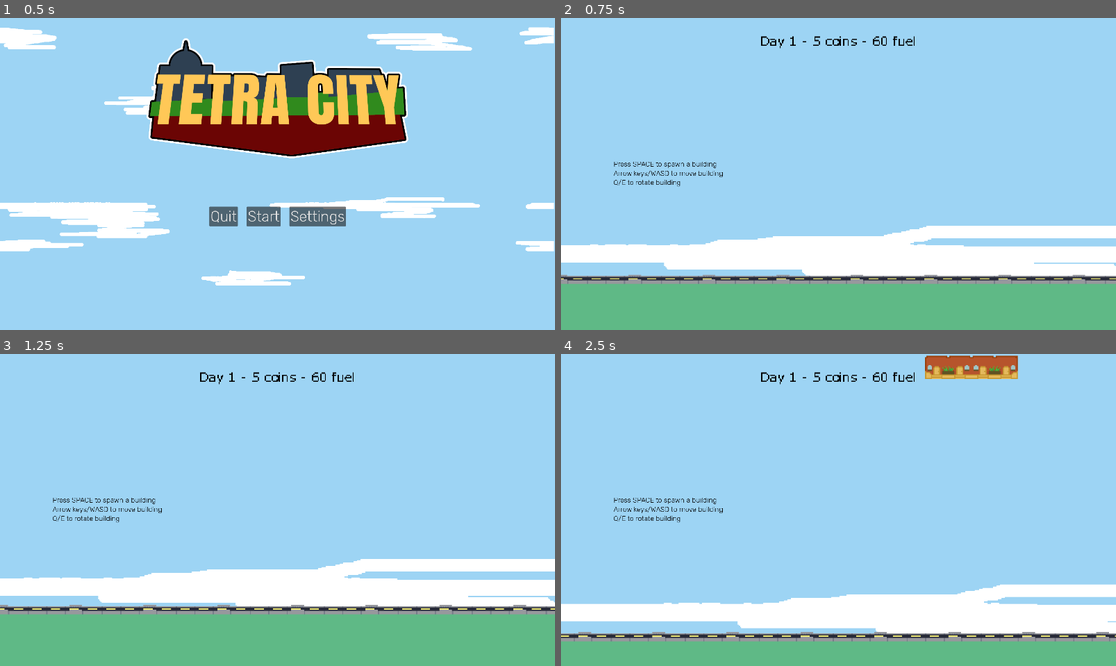
Above: before the commit, frames 1-4 (two rows, left to right).
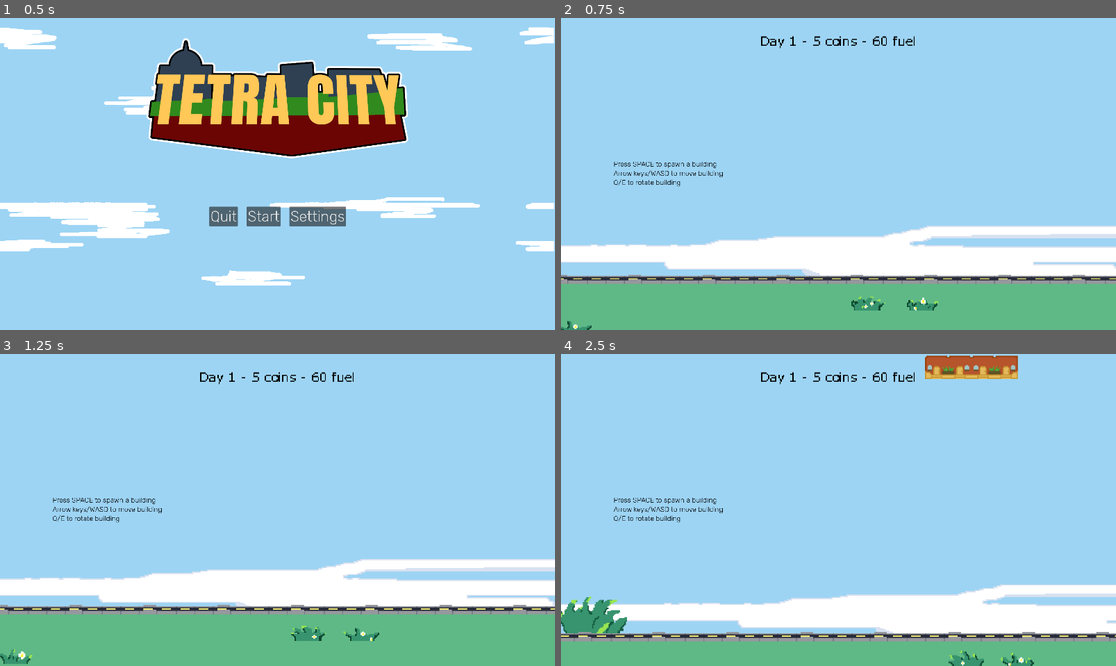
Above: after the commit, the same moments.

Repository: mondobe/TetraCity
Game: Godot game, scene res://scenes/main.tscn
The game is run twice, just before and just after one commit, with the same random seed, the same clock (stepped at 60 frames per second) and the same inputs.
Inputs (mouse positions are in pixels of both pictures, inside the frame that each line leads up to):
- Up to frame 1 (0.5 s): no input
- Up to frame 2 (0.75 s): click "Start" at 0.5 s
- Up to frame 3 (1.25 s): no input
- Up to frame 4 (2.5 s): tap Space (test_create_building) at 1.25, 2, 2.1 s; move the mouse to (960, 494) at 1.27 s; press the mouse at (960, 494) at 1.28 s; hold D (move_right) 1.28-2.03 s; move the mouse to (727, 525) at 2.02 s; release the mouse at (727, 525) at 2.03 s; hold S (move_down) from 2.03 s (still down)

Frame 1 is identical in both runs. In frame 2, 1.6% of the frame differs, in the area x 0-100%, y 66-100%; in frame 3, 1.7%; in frame 4, 2.2%, in the area x 0-100%, y 73-100%.

Commit message:
Fix up the art
Add swaying grass and fix cloud outlines

Diff:
--- a/scenes/gameplay/world.tscn
+++ b/scenes/gameplay/world.tscn
@@ -6,7 +6,7 @@
 [ext_resource type="Script" path="res://scripts/environment/skyview_controls.gd" id="2_ymg3g"]
 [ext_resource type="Script" path="res://scripts/environment/effects/scrolling_clouds.gd" id="3_113pp"]
 [ext_resource type="Texture2D" uid="uid://b7xoss14ph6pv" path="res://sprites/environment/groundBottom.png" id="3_ku6pw"]
-[ext_resource type="Texture2D" uid="uid://pllt5njnknbr" path="res://sprites/environment/clouds.png" id="6_24y6w"]
+[ext_resource type="Texture2D" uid="uid://bk3mcifbo00ob" path="res://sprites/environment/clouds2.png" id="5_q6mms"]
 [ext_resource type="Resource" uid="uid://bas3a8n65ds1" path="res://buildings/variations/city_hall.tres" id="8_gjekm"]
 [ext_resource type="Script" path="res://scripts/systems/building_grid/building_grid.gd" id="8_yumsi"]
 [ext_resource type="PackedScene" uid="uid://cmoks1w008liq" path="res://scenes/gameplay/building.tscn" id="9_teedr"]
@@ -28,6 +28,8 @@
 [ext_resource type="Script" path="res://scripts/systems/gameplay/balloon_spawn_ai.gd" id="24_fvko1"]
 [ext_resource type="PackedScene" uid="uid://cf4x3txyo6wyw" path="res://scenes/ui/building_info_box.tscn" id="26_no2ju"]
 [ext_resource type="Script" path="res://scripts/ui/gameplay/grid_click_controls.gd" id="27_lq8jb"]
+[ext_resource type="PackedScene" uid="uid://cr0ovt1ydrnpm" path="res://tech_art/grass.tscn" id="29_trtxd"]
+[ext_resource type="PackedScene" uid="uid://dlsi186j032br" path="res://tech_art/grass_flower.tscn" id="30_7vn53"]
 
 [sub_resource type="LabelSettings" id="LabelSettings_7faob"]
 font = ExtResource("11_8u3tu")
@@ -68,7 +70,7 @@
 [node name="ScrollingClouds" type="Sprite2D" parent="BackgroundEffects"]
 z_index = -2
 texture_repeat = 2
-texture = ExtResource("6_24y6w")
+texture = ExtResource("5_q6mms")
 region_enabled = true
 region_rect = Rect2(0, 0, 2000, 1000)
 script = ExtResource("3_113pp")
@@ -165,3 +167,21 @@
 building_grid = NodePath("../BuildingGrid")
 moving_camera = NodePath("../MovingCamera")
 dialogue_box_spawner = NodePath("../DialogueBoxSpawner")
+
+[node name="ForegroundDecoration" type="Node2D" parent="."]
+z_index = 1
+
+[node name="GrassFlower" parent="ForegroundDecoration" instance=ExtResource("30_7vn53")]
+position = Vector2(40, 130)
+
+[node name="GrassFlower2" parent="ForegroundDecoration" instance=ExtResource("30_7vn53")]
+position = Vector2(-260, 150)
+
+[node name="BackgroundDecoration" type="Node2D" parent="."]
+z_index = -1
+
+[node name="Grass" parent="BackgroundDecoration" instance=ExtResource("29_trtxd")]
+position = Vector2(-310, 96)
+
+[node name="Grass2" parent="BackgroundDecoration" instance=ExtResource("29_trtxd")]
+position = Vector2(290, 104)
--- a/scripts/environment/effects/grass.gd
+++ /dev/null
@@ -1,9 +0,0 @@
-extends Node2D
-@onready var animated_sprite = $AnimatedSprite2D
-# Called when the node enters the scene tree for the first time.
-func _ready() -> void:
-	animated_sprite.play()
-
-# Called every frame. 'delta' is the elapsed time since the previous frame.
-func _process(delta: float) -> void:
-	pass
--- a/scripts/environment/effects/grass_flower.gd
+++ /dev/null
@@ -1,9 +0,0 @@
-extends Node2D
-@onready var animated_sprite = $AnimatedSprite2D
-# Called when the node enters the scene tree for the first time.
-func _ready() -> void:
-	animated_sprite.play()
-
-# Called every frame. 'delta' is the elapsed time since the previous frame.
-func _process(delta: float) -> void:
-	pass
--- /dev/null
+++ b/scripts/environment/effects/sway_grass.gd
@@ -0,0 +1,7 @@
+extends AnimatedSprite2D
+
+# Called when the node enters the scene tree for the first time.
+func _ready() -> void:
+	frame = randi_range(0, sprite_frames.get_frame_count(animation))
+	speed_scale = randf_range(0.7, 1.3)
+	play()
--- a/tech_art/grass.tscn
+++ b/tech_art/grass.tscn
@@ -4,6 +4,7 @@
 [ext_resource type="Texture2D" uid="uid://dvw1dq5p0e1qv" path="res://tech_art/grass/grass1_ase.png" id="2_fwbn6"]
 [ext_resource type="Texture2D" uid="uid://d3iiwuafthv71" path="res://tech_art/grass/grass2_ase.png" id="3_4671m"]
 [ext_resource type="Texture2D" uid="uid://b4372ftmdh788" path="res://tech_art/grass/grass3_ase.png" id="4_ow3yt"]
+[ext_resource type="Script" path="res://scripts/environment/effects/sway_grass.gd" id="5_6ppo0"]
 
 [sub_resource type="SpriteFrames" id="SpriteFrames_e61ko"]
 animations = [{
@@ -25,15 +26,6 @@
 "speed": 5.0
 }]
 
-[sub_resource type="CircleShape2D" id="CircleShape2D_rufpd"]
-
-[node name="Area2D" type="Area2D"]
-
-[node name="AnimatedSprite2D" type="AnimatedSprite2D" parent="."]
+[node name="AnimatedSprite2D" type="AnimatedSprite2D"]
 sprite_frames = SubResource("SpriteFrames_e61ko")
-frame = 1
-frame_progress = 0.338864
-
-[node name="CollisionShape2D" type="CollisionShape2D" parent="."]
-position = Vector2(1, 11)
-shape = SubResource("CircleShape2D_rufpd")
+script = ExtResource("5_6ppo0")
--- a/tech_art/grass_flower.tscn
+++ b/tech_art/grass_flower.tscn
@@ -4,6 +4,7 @@
 [ext_resource type="Texture2D" uid="uid://cegpf128m7eet" path="res://tech_art/grass/grass_flower1.png" id="2_ps37b"]
 [ext_resource type="Texture2D" uid="uid://dykgwpgfijd4w" path="res://tech_art/grass/grass_flower2.png" id="3_wt0xq"]
 [ext_resource type="Texture2D" uid="uid://dw1kkxbc3rt2x" path="res://tech_art/grass/grass_flower3.png" id="4_n2nbw"]
+[ext_resource type="Script" path="res://scripts/environment/effects/sway_grass.gd" id="5_igsa7"]
 
 [sub_resource type="SpriteFrames" id="SpriteFrames_e61ko"]
 animations = [{
@@ -25,15 +26,6 @@
 "speed": 5.0
 }]
 
-[sub_resource type="CircleShape2D" id="CircleShape2D_rufpd"]
-
-[node name="Area2D" type="Area2D"]
-
-[node name="AnimatedSprite2D" type="AnimatedSprite2D" parent="."]
+[node name="AnimatedSprite2D" type="AnimatedSprite2D"]
 sprite_frames = SubResource("SpriteFrames_e61ko")
-frame = 3
-frame_progress = 0.701753
-
-[node name="CollisionShape2D" type="CollisionShape2D" parent="."]
-position = Vector2(1, 11)
-shape = SubResource("CircleShape2D_rufpd")
+script = ExtResource("5_igsa7")
Not shown: 1 places in scenes/gameplay/world.tscn that only renumber resources
Binary file added: sprites/environment/clouds2.png
Not shown, added: sprites/environment/clouds2.png.import
